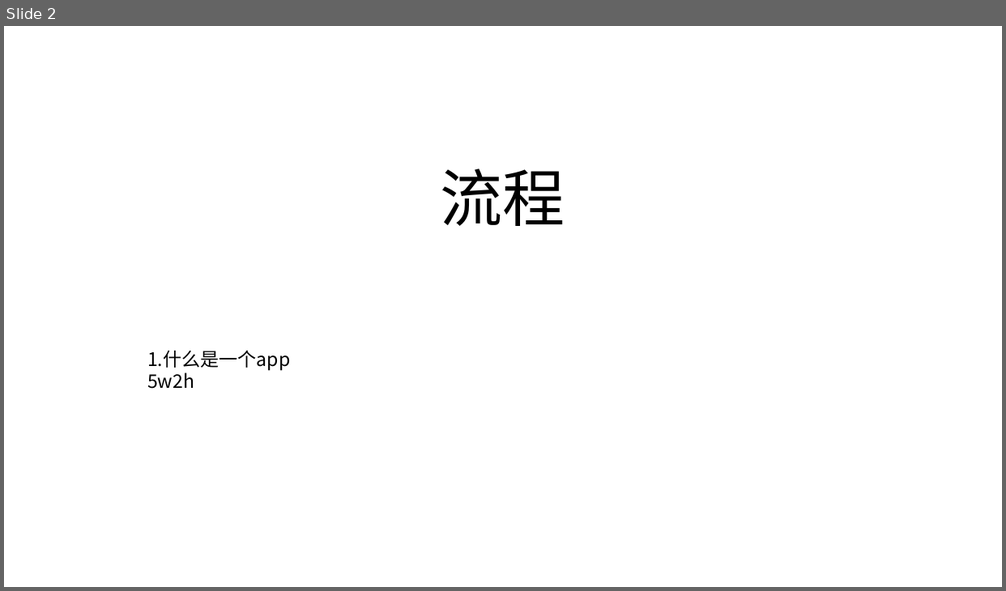
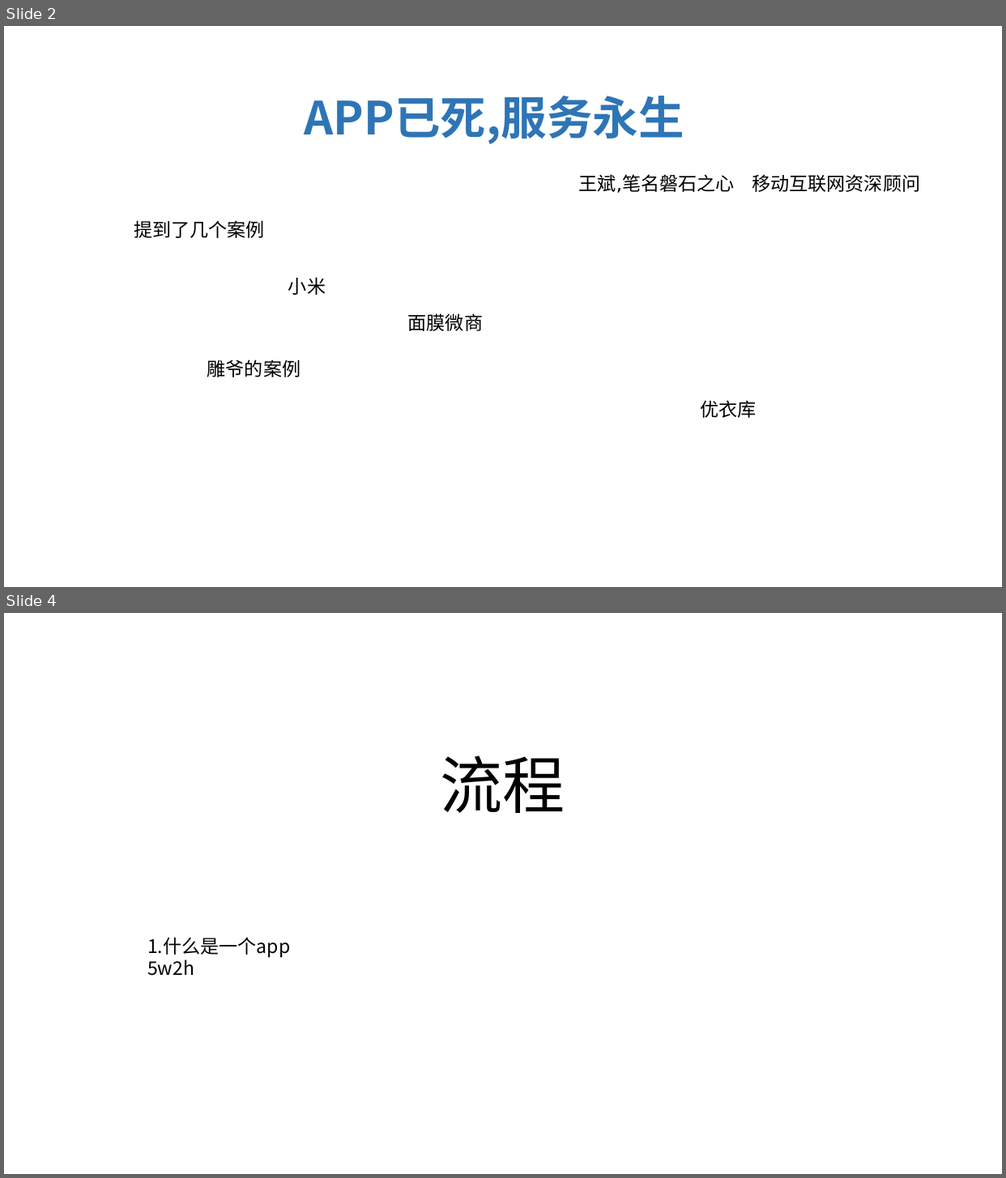
Before and after one commit to Shirley0202/notes, a slide deck: 分享/分享.pptx. Shown one above the other, each under a label of ours: slide 2 before the commit, slides 2 and 4 after it; the slides between them are not shown. The pictures are 1006x591 and 1006x1178 pixels, drawn with LibreOffice and Linux fonts; fonts in the diff are those of the drawing. Boxes give left, top, right and bottom in pixels: in the first picture for what was removed or moved away, otherwise in the second. Text is boxed around its words. In the diff, an @@ line names an element or a change of style, - is before the commit and + after.

```diff
--- a/分享/分享.pptx
+++ b/分享/分享.pptx
@@ slide 2 added at (4, 26, 1002, 587), background #FFFFFF @@
@@ text added at (305, 96, 684, 144), 44 pt, text #2E75B6, bold @@
+APP已死,服务永生
@@ text added at (579, 174, 735, 193), 18 pt, text #000000 @@
+王斌,笔名磐石之心
@@ text added at (752, 174, 920, 192), 18 pt, text #000000 @@
+移动互联网资深顾问
@@ text added at (134, 220, 265, 238), 18 pt, text #000000 @@
+提到了几个案例
@@ text added at (288, 277, 326, 295), 18 pt, text #000000 @@
+小米
@@ text added at (408, 314, 483, 331), 18 pt, text #000000 @@
+面膜微商
@@ text added at (207, 360, 300, 378), 18 pt, text #000000 @@
+雕爷的案例
@@ text added at (700, 400, 756, 418), 18 pt, text #000000 @@
+优衣库
@@ what was slide 2 is now slide 4 @@
```
Also in this commit, not shown: 1 slide changed, 2 other slides added, 1 slide removed, 2 other files.
